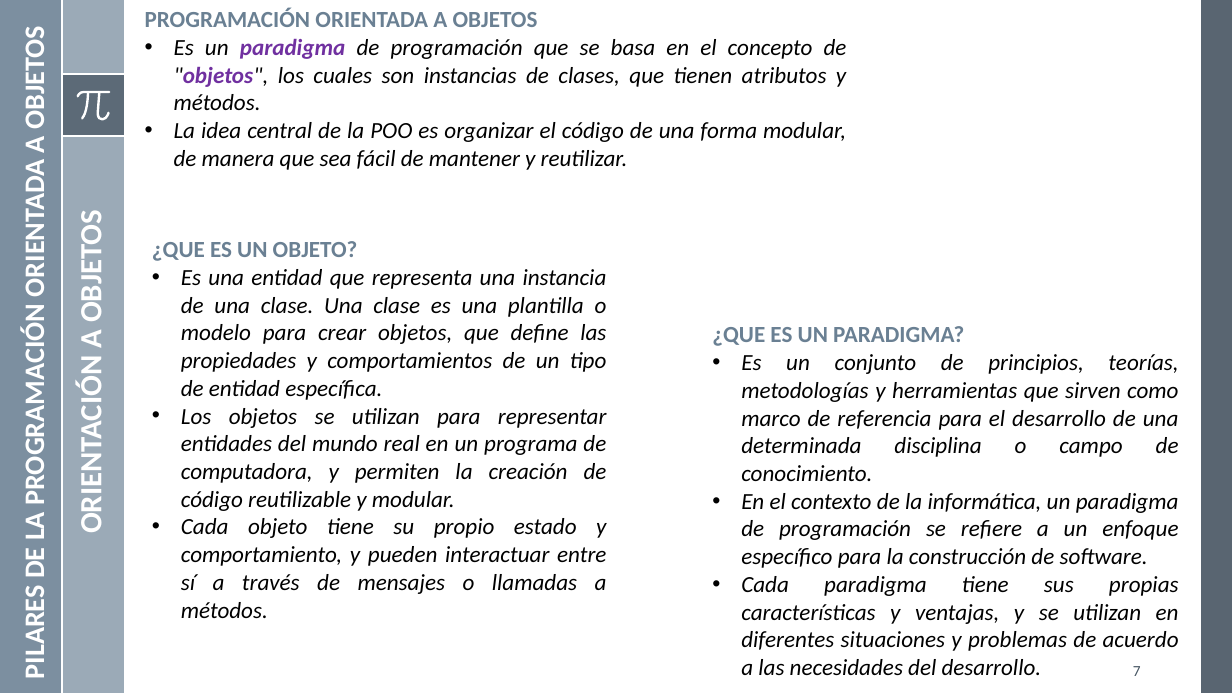
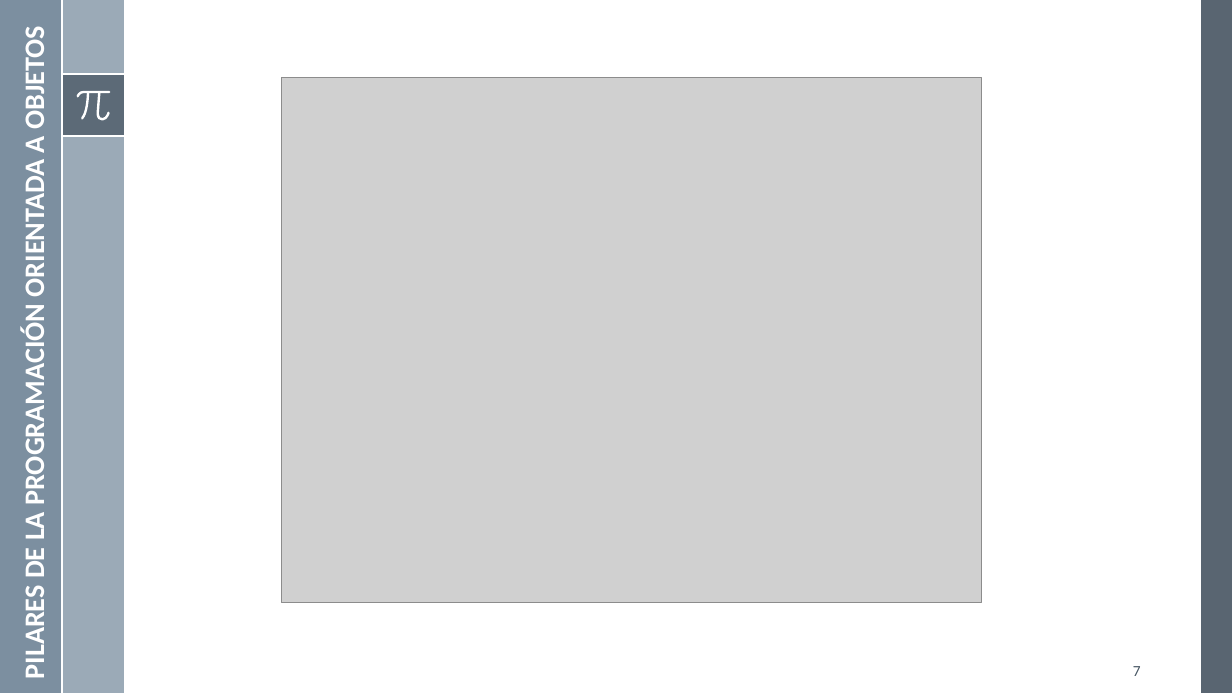
Before and after one commit to mgutierreza/Know, a slide deck: slide 7 of Programacion/POO/POO.pptx. Drawn at 1232x693 pixels with LibreOffice and Linux fonts; fonts in the diff are those of the drawing; grey boxes stand for pictures. Boxes give left, top, right and bottom in pixels: in the first picture for what was removed or moved away, otherwise in the second. Text is boxed around its words. In the diff, an @@ line names an element or a change of style, - is before the commit and + after.

Commit message:
Carga de pilares de programacion OO
Carga de pilares de programacion OO

```diff
--- a/Programacion/POO/POO.pptx
+++ b/Programacion/POO/POO.pptx
@@ text removed at [145, 8, 847, 170] @@
-PROGRAMACIÓN ORIENTADA A OBJETOS
-• Es un paradigma de programación que se basa en el concepto de "objetos", los cuales son instancias de clases, que tienen atributos y métodos.
-• La idea central de la POO es organizar el código de una forma modular, de manera que sea fácil de mantener y reutilizar.
@@ picture added at [281, 78, 982, 604] @@
@@ text removed at [72, 221, 110, 528] @@
-ORIENTACIÓN A OBJETOS
@@ text removed at [152, 241, 607, 618] @@
-¿QUE ES UN OBJETO?
-• Es una entidad que representa una instancia de una clase. Una clase es una plantilla o modelo para crear objetos, que define las propiedades y comportamientos de un tipo de entidad específica.
-• Los objetos se utilizan para representar entidades del mundo real en un programa de computadora, y permiten la creación de código reutilizable y modular.
-• Cada objeto tiene su propio estado y comportamiento, y pueden interactuar entre sí a través de mensajes o llamadas a métodos.
@@ text removed at [712, 326, 1179, 675] @@
-¿QUE ES UN PARADIGMA?
-• Es un conjunto de principios, teorías, metodologías y herramientas que sirven como marco de referencia para el desarrollo de una determinada disciplina o campo de conocimiento.
-• En el contexto de la informática, un paradigma de programación se refiere a un enfoque específico para la construcción de software.
-• Cada paradigma tiene sus propias características y ventajas, y se utilizan en diferentes situaciones y problemas de acuerdo a las necesidades del desarrollo.
```
Also in this commit, not shown: 4 slides added.
